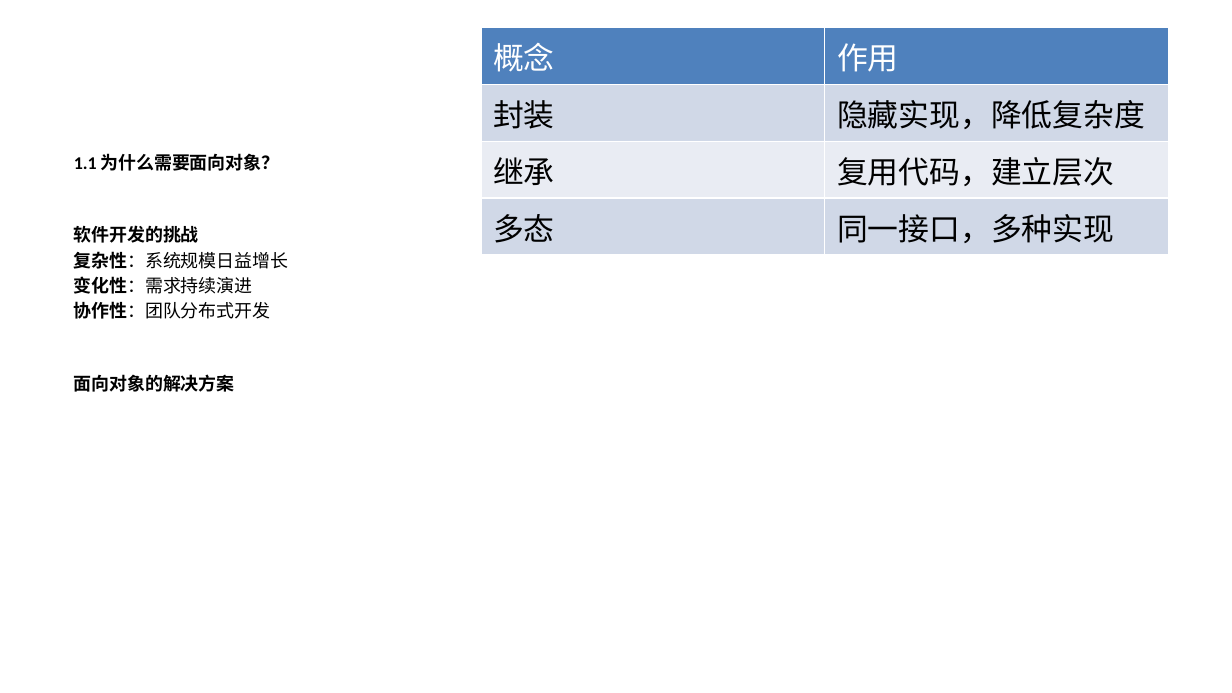
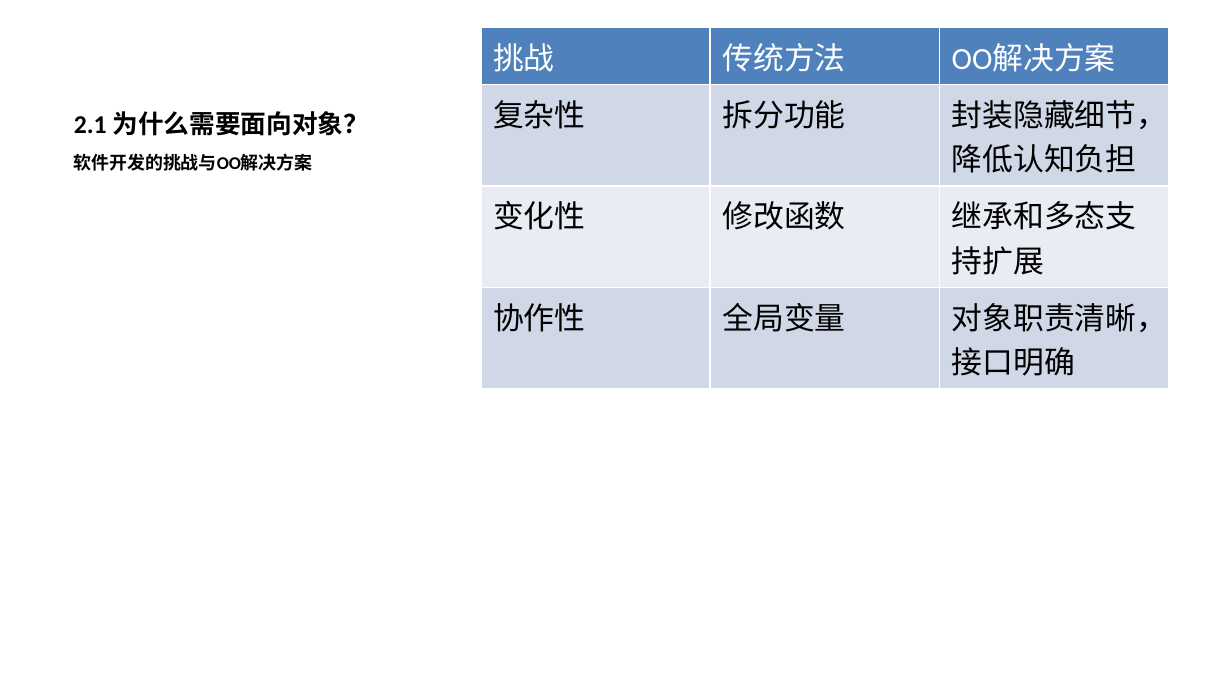
Before and after one commit to yinglichina8848/sqlrustgo-public, a slide deck: slide 13 of docs/教学计划/PPT/第3讲-面向对象分析设计与实现.pptx (slide 5 before the commit). Drawn at 1232x693 pixels with LibreOffice and Linux fonts; fonts in the diff are those of the drawing. Boxes give left, top, right and bottom in pixels: in the first picture for what was removed or moved away, otherwise in the second. Text is boxed around its words. In the diff, an @@ line names an element or a change of style, - is before the commit and + after.

Commit message:
docs: 重新组织第3讲PPT结构 - OOA用用例图→概念类图

```diff
--- a/docs/教学计划/PPT/第3讲-面向对象分析设计与实现.pptx
+++ b/docs/教学计划/PPT/第3讲-面向对象分析设计与实现.pptx
@@ table at [480, 27, 1168, 617] @@
-column 1: 概念 | 封装 | 继承 | 多态
-column 2: 作用 | 隐藏实现，降低复杂度 | 复用代码，建立层次 | 同一接口，多种实现
+column 1: 挑战 | 复杂性 | 变化性 | 协作性
+column 2: 传统方法 | 拆分功能 | 修改函数 | 全局变量
+column 3: OO解决方案 | 封装隐藏细节，降低认知负担 | 继承和多态支持扩展 | 对象职责清晰，接口明确
@@ title added at [74, 111, 370, 136], 15 pt, text #000000, bold @@
+2.1 为什么需要面向对象？
@@ text at [74, 153, 312, 171]: text changed @@
-1.1 为什么需要面向对象？
-软件开发的挑战
-复杂性：系统规模日益增长
-变化性：需求持续演进
-协作性：团队分布式开发
-面向对象的解决方案
+软件开发的挑战与OO解决方案
```
Also in this commit, not shown: 17 other slides changed, 34 slides added, 13 slides removed.
